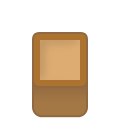
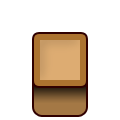
Revision of a layered w=120, h=120 image; what changed, layer by layer:
renamed "Фигура 1" to "Фигура 5", showed it, moved it above "Фигура 4", painted on it over [32, 33, 88, 117]
hid "Фигура 4", painted on it over [32, 71, 88, 118]
